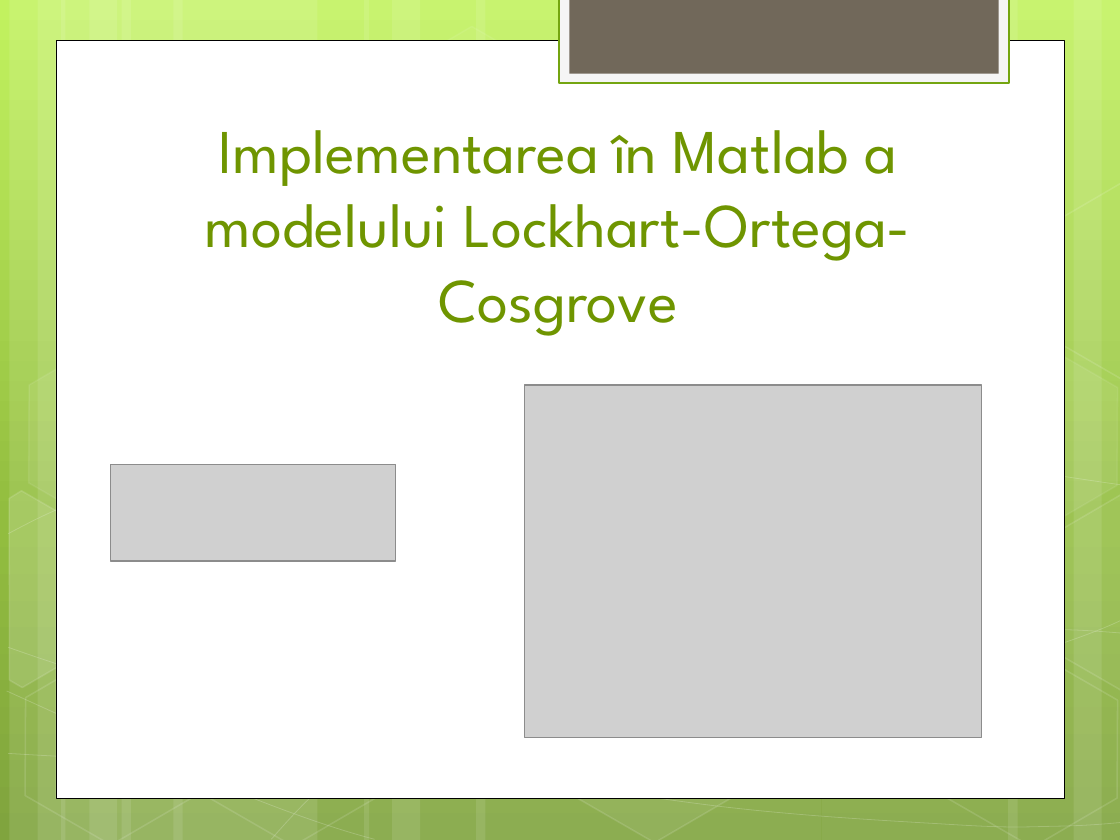
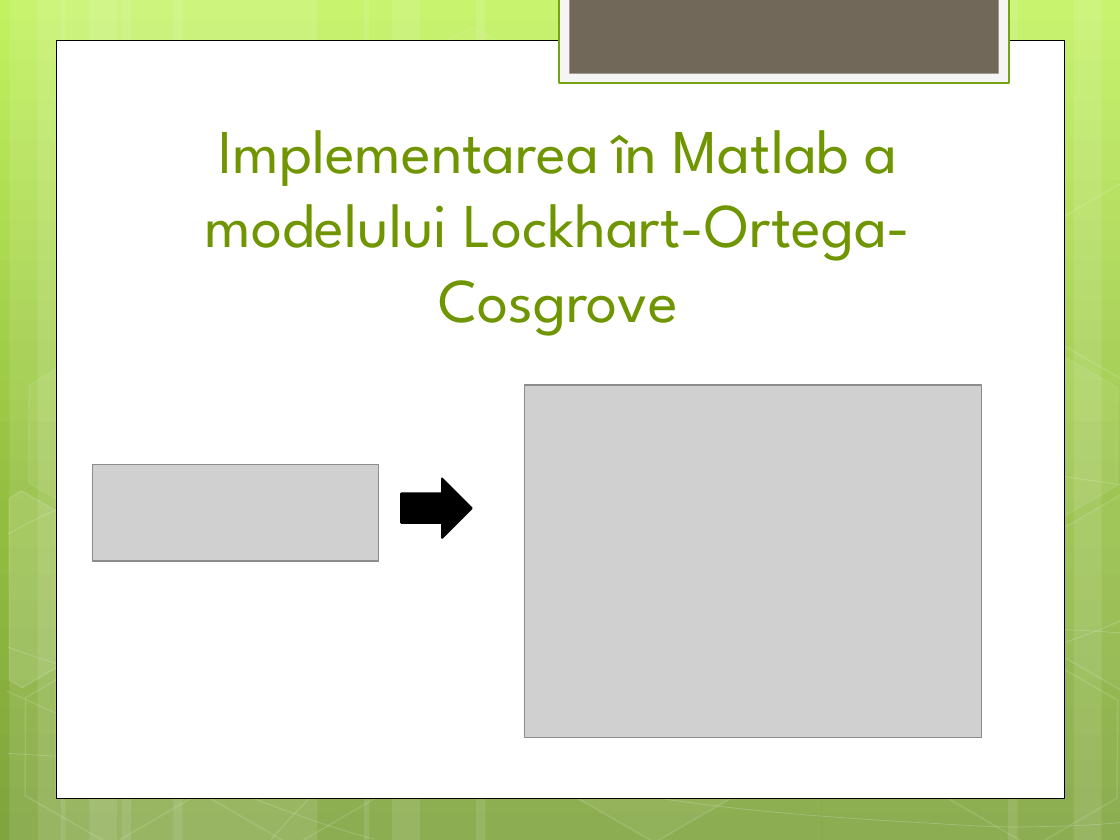
Before and after one commit to Sebi08/Licenta2017DarieSebastian, a slide deck: slide 9 of Darie Sebastian - Modelarea matematică a biosistemelor_final.pptx. Drawn at 1120x840 pixels with LibreOffice and Linux fonts; fonts in the diff are those of the drawing; grey boxes stand for pictures. Boxes give left, top, right and bottom in pixels: in the first picture for what was removed or moved away, otherwise in the second. Text is boxed around its words. In the diff, an @@ line names an element or a change of style, - is before the commit and + after.

```diff
--- a/Darie Sebastian - Modelarea matematică a biosistemelor_final.pptx
+++ b/Darie Sebastian - Modelarea matematică a biosistemelor_final.pptx
@@ picture moved from (x1=110, y1=464, x2=395, y2=561) to (x1=93, y1=464, x2=379, y2=561) @@
@@ right arrow added at (x1=401, y1=478, x2=472, y2=538), fill #000000, outline #000000 1.25 pt @@
```
Also in this commit, not shown: 4 other slides changed, 2 slides added, 2 slides removed.
